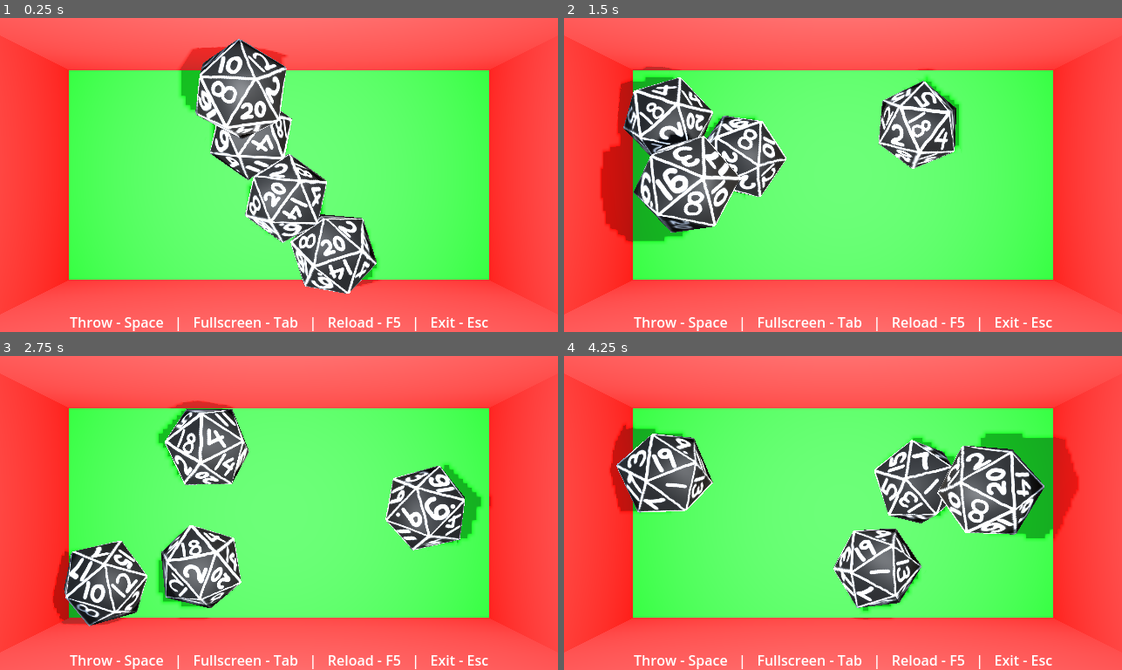
Above: before the commit, frames 1-4 (two rows, left to right).
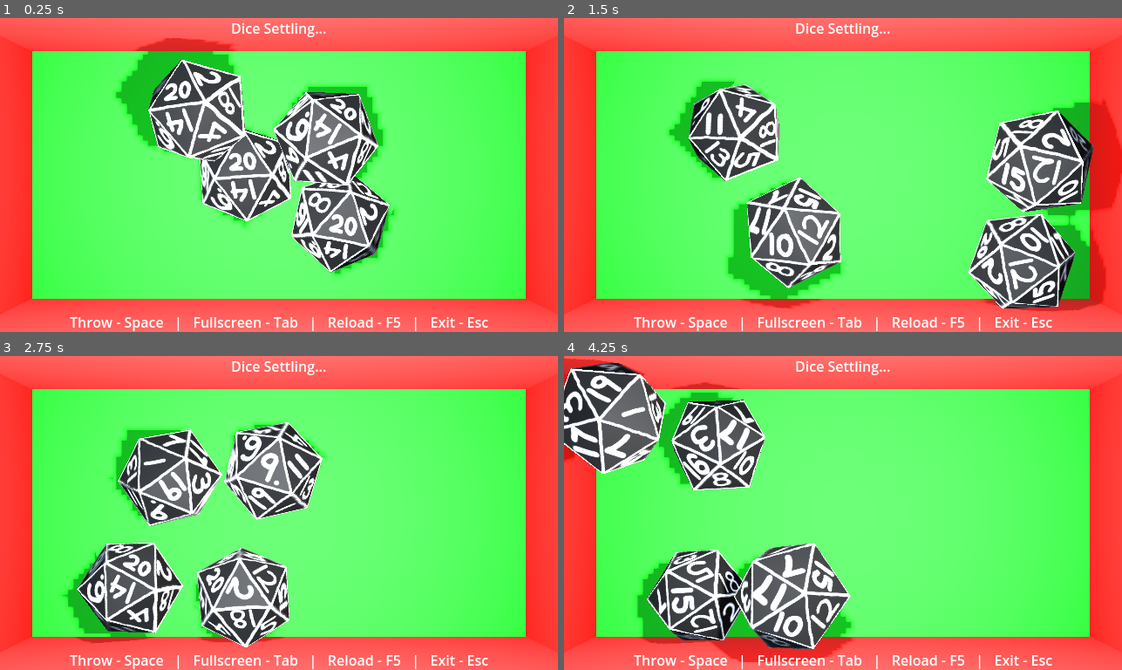
Above: after the commit, the same moments.

Repository: bdog2112/clay-dice
Game: Godot game, scene res://main.tscn
Same seed, same stepped clock (60 frames per second), same inputs: the game is played once before the commit and once after it.
Inputs:
- Up to frame 1 (0.25 s): no input
- Up to frame 2 (1.5 s): tap Enter (ui_accept) at 0.5, 0.6, 0.77, 1.07, 1.35 s
- Up to frame 3 (2.75 s): tap Enter (ui_accept) at 1.52, 1.82, 2.1 s
- Up to frame 4 (4.25 s): tap Enter (ui_accept) at 2.85, 3.02, 3.32, 3.6, 3.77, 4.07 s

The runs differ from the first frame. In frame 1, 39% of the frame differs, in the area x 5-95%, y 1-90%; in frame 2, 48%; in frame 3, 41%; in frame 4, 49%, in the area x 0-95%, y 0-98%.

Commit message:
Displayed numeric result. Simplfied dice mesh.

Diff:
--- a/project/main.gd
+++ b/project/main.gd
@@ -1,12 +1,23 @@
 # CLAY DICE
 extends Node3D
+const DICE_TIMER_DURATION := 2
+const D20_VALUES: Dictionary = {0:2, 1:20, 2:12, 3:10, 4:8, 5:14, 6:18, 7:15,
+	8:17, 9:16, 10:4, 11:5, 12:7, 13:3, 14:6, 15:11, 16:13, 17:1, 18:19, 19:9}
+var tween: Tween
+var timer: Timer = Timer.new()
 @onready var clay_dice_01: Node3D = $"Dice/Clay Dice 01"
 @onready var dice: Node3D = $Dice
+@onready var result: Label = $Control/Results
 
 func _ready() -> void:
+	# Setup dice
 	for i in range(3):
 		var new_die := clay_dice_01.duplicate(DUPLICATE_USE_INSTANTIATION)
 		dice.add_child(new_die)
+	# Setup timer
+	add_child(timer)
+	start_dice_timer()
+	timer.timeout.connect(check_for_off_kilter_dice)
 
 
 func _input(event: InputEvent) -> void:
@@ -28,15 +39,81 @@
 func _physics_process(delta: float) -> void:
 
 	if Input.is_action_just_pressed("ui_accept"):
-		for child in dice.get_children():
-			var die = child.get_children()[0]
-			throw_dice(die)
+		roll_dice()
+		#start_tween()
+
+	# Fix glitched dice. If a die's Y-position
+	# is below nominal distance, then re-roll.
+	for child in dice.get_children():
+		var die: RigidBody3D = child.get_children()[0]
+		if die.global_position.y < -0.25:
+			roll_single_die(die)
+			if tween:
+				tween.kill()
+			break
 
 
-## Throws a single die in a random direction with a random spin.
-func throw_dice(die):
+func check_for_off_kilter_dice():
+	timer.stop()
+	var new_result: String = "Result: "
+	for child in dice.get_children():
+		var die: RigidBody3D = child.get_child(0)
+		var meshi: MeshInstance3D = die.get_child(0)
+		var die_value := get_die_value(meshi)
+		new_result += str(die_value) + "   "
+		if die.global_position.y > 0.099:
+			roll_single_die(die)
+			start_dice_timer()
+	if timer.is_stopped():
+		result.text = new_result
+
+
+## Identifies top face index and looks up face value in a dictionary.
+func get_die_value(meshi: MeshInstance3D)->int:
+	var mesh = meshi.mesh
+
+	# Get mesh data
+	var arrays = mesh.surface_get_arrays(0)
+	var indices = arrays[Mesh.ARRAY_INDEX]
+	var normals = arrays[Mesh.ARRAY_NORMAL]
+
+	if not indices or not normals:
+		return -1
+
+	# Track most upward face
+	var max_dot = -1.0
+	var top_face_index = -1
+
+	# Process each face/triangle
+	for i in range(0, indices.size(), 3):
+		var face_index = i / 3 # Unique index for each face
+		# Get the normal of the first vertex of the triangle (assuming flat shading)
+		var normal = normals[indices[i]]
+		# Transform normal to world space to account for rotation
+		var world_normal = meshi.global_transform.basis * normal
+		# Calculate dot product with global up vector
+		var dot = world_normal.dot(Vector3.UP)
+
+		# Update if this face is more upward-facing
+		if dot > max_dot:
+			max_dot = dot
+			top_face_index = face_index
+	var face_value: int = D20_VALUES[top_face_index]
+	return face_value
+
+
+## Rolls all of the dice.
+func roll_dice():
+	for child in dice.get_children():
+		var die = child.get_children()[0]
+		roll_single_die(die)
+	start_dice_timer()
+
+
+## Rolls a single die in a random direction with a random spin.
+func roll_single_die(die):
 		var offset := 12.0
-		var spin := 10.0
+		var spin := 8.0
 		var x_offset = randf_range(-offset, offset)
 		var z_offset = randf_range(-offset, offset)
 		var x_spin = randf_range(-spin, spin)
@@ -49,3 +126,16 @@
 		die.rotation = Vector3.ZERO
 		die.apply_impulse(dir)
 		die.apply_torque(torque)
+
+
+func start_dice_timer():
+	result.text = "Dice Settling..."
+	timer.start(DICE_TIMER_DURATION)
+
+
+## Automate dice rolling for test purposes.
+func start_tween():
+	tween = get_tree().create_tween()
+	tween.set_loops()
+	tween.tween_interval(0.5)
+	tween.tween_callback(roll_dice)
--- a/project/main.tscn
+++ b/project/main.tscn
@@ -1,26 +1,32 @@
-[gd_scene load_steps=9 format=3 uid="uid://ciepm086b0gki"]
+[gd_scene load_steps=12 format=3 uid="uid://ciepm086b0gki"]
 
 [ext_resource type="Script" uid="uid://cwxwjkafeaa6f" path="res://main.gd" id="1_ig7tw"]
 [ext_resource type="PackedScene" uid="uid://dikd3sxdw0eom" path="res://import/Clay Dice 01.gltf" id="2_0xm2m"]
 [ext_resource type="Material" uid="uid://v2avv0u6ce07" path="res://materials/base_color.tres" id="2_lquwl"]
 [ext_resource type="Material" uid="uid://2nvto1udva87" path="res://materials/wall_color.tres" id="3_7mycd"]
 [ext_resource type="Environment" uid="uid://c43bhxyvxqgno" path="res://materials/environment.tres" id="4_272bh"]
+[ext_resource type="PhysicsMaterial" uid="uid://6856xsk5b8ay" path="res://materials/dice_physics_material.tres" id="6_7mycd"]
 
-[sub_resource type="BoxMesh" id="BoxMesh_fl3ie"]
+[sub_resource type="BoxMesh" id="BoxMesh_lquwl"]
 
 [sub_resource type="ConvexPolygonShape3D" id="ConvexPolygonShape3D_0xm2m"]
 points = PackedVector3Array(0.5, 0.5, 0.5, 0.5, 0.5, -0.5, -0.5, 0.5, 0.5, 0.5, -0.5, 0.5, 0.5, -0.5, -0.5, -0.5, 0.5, -0.5, -0.5, -0.5, 0.5, -0.5, -0.5, -0.5)
 
-[sub_resource type="PhysicsMaterial" id="PhysicsMaterial_lquwl"]
-friction = 0.8
-bounce = 0.02
+[sub_resource type="BoxMesh" id="BoxMesh_7mycd"]
+size = Vector3(1, 1.5, 1)
+
+[sub_resource type="BoxMesh" id="BoxMesh_272bh"]
+size = Vector3(1, 1.5, 1)
+
+[sub_resource type="BoxMesh" id="BoxMesh_fl3ie"]
+size = Vector3(1, 1.5, 1)
 
 [node name="Node3D" type="Node3D"]
 script = ExtResource("1_ig7tw")
 
 [node name="MeshBase" type="MeshInstance3D" parent="."]
 transform = Transform3D(1, 0, 0, 0, 1, 0, 0, 0, 1, 0, -0.5, 0)
-mesh = SubResource("BoxMesh_fl3ie")
+mesh = SubResource("BoxMesh_lquwl")
 surface_material_override/0 = ExtResource("2_lquwl")
 
 [node name="StaticBody3D" type="StaticBody3D" parent="MeshBase"]
@@ -30,7 +36,7 @@
 
 [node name="MeshLeft" type="MeshInstance3D" parent="."]
 transform = Transform3D(1, 0, 0, 0, 1, 0, 0, 0, 1, -1, 0.5, 0)
-mesh = SubResource("BoxMesh_fl3ie")
+mesh = SubResource("BoxMesh_7mycd")
 surface_material_override/0 = ExtResource("3_7mycd")
 
 [node name="StaticBody3D" type="StaticBody3D" parent="MeshLeft"]
@@ -40,7 +46,7 @@
 
 [node name="MeshRight" type="MeshInstance3D" parent="."]
 transform = Transform3D(1, 0, 0, 0, 1, 0, 0, 0, 1, 1, 0.5, 0)
-mesh = SubResource("BoxMesh_fl3ie")
+mesh = SubResource("BoxMesh_272bh")
 surface_material_override/0 = ExtResource("3_7mycd")
 
 [node name="StaticBody3D" type="StaticBody3D" parent="MeshRight"]
@@ -77,8 +83,8 @@
 shape = SubResource("ConvexPolygonShape3D_0xm2m")
 
 [node name="Camera3D" type="Camera3D" parent="."]
-transform = Transform3D(1, 0, 0, 0, -4.37114e-08, 1, 0, -1, -4.37114e-08, 0, 1.185, 0)
-fov = 35.0
+transform = Transform3D(1, 0, 0, 0, -4.37114e-08, 1, 0, -1, -4.37114e-08, 0, 1.495, 0)
+fov = 24.0
 
 [node name="WorldEnvironment" type="WorldEnvironment" parent="."]
 environment = ExtResource("4_272bh")
@@ -99,7 +105,18 @@
 grow_horizontal = 2
 grow_vertical = 2
 
-[node name="Label" type="Label" parent="Control"]
+[node name="Results" type="Label" parent="Control"]
+layout_mode = 1
+anchors_preset = 5
+anchor_left = 0.5
+anchor_right = 0.5
+offset_left = -28.0
+offset_right = 28.0
+offset_bottom = 23.0
+grow_horizontal = 2
+text = "Results:"
+
+[node name="Hotkeys" type="Label" parent="Control"]
 layout_mode = 1
 anchors_preset = 7
 anchor_left = 0.5
@@ -113,12 +130,16 @@
 grow_vertical = 0
 text = "Throw - Space   |   Fullscreen - Tab   |   Reload - F5   |   Exit - Esc"
 
+[node name="Clay Dice 01" parent="Control" instance=ExtResource("2_0xm2m")]
+transform = Transform3D(1, 0, 0, 0, 1, 0, 0, 0, 1, -0.37, 0, 0)
+visible = false
+
 [node name="Dice" type="Node3D" parent="."]
 
 [node name="Clay Dice 01" parent="Dice" instance=ExtResource("2_0xm2m")]
 
 [node name="twenty-rigid" parent="Dice/Clay Dice 01" index="0"]
-physics_material_override = SubResource("PhysicsMaterial_lquwl")
+physics_material_override = ExtResource("6_7mycd")
 gravity_scale = 0.9
 
 [editable path="Dice/Clay Dice 01"]
Binary file changed: project/import/Clay Dice 01.bin
Not shown, changed: project/import/Clay Dice 01.gltf
